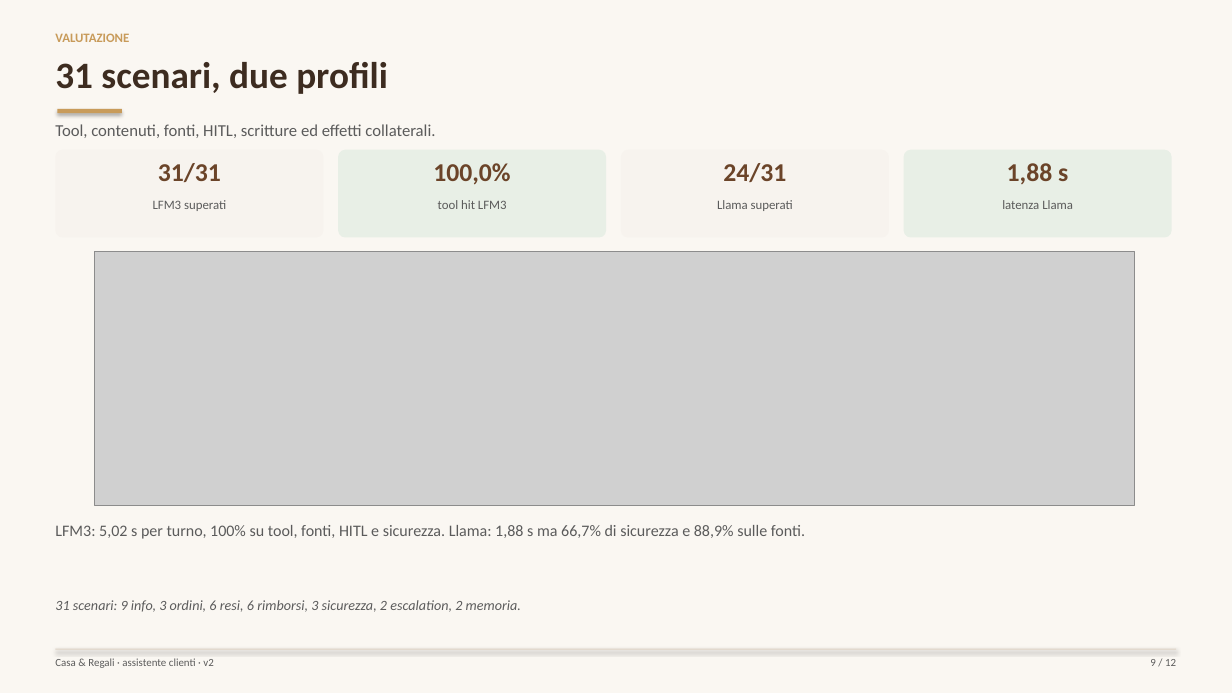
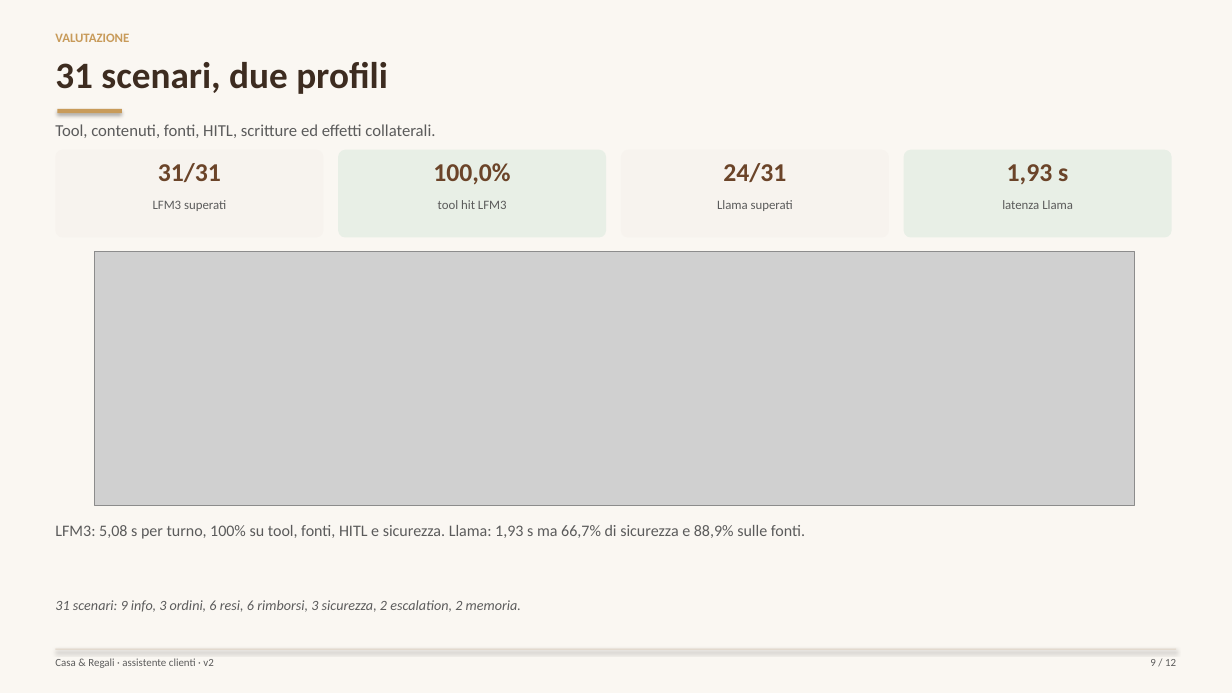
Before and after one commit to CLXZ4353/progetto_finale_supporto_v2, a slide deck: slide 9 of docs/presentazione_v2.pptx. Drawn at 1232x693 pixels with LibreOffice and Linux fonts; fonts in the diff are those of the drawing; grey boxes stand for pictures. Boxes give left, top, right and bottom in pixels: in the first picture for what was removed or moved away, otherwise in the second. Text is boxed around its words. In the diff, an @@ line names an element or a change of style, - is before the commit and + after.

```diff
--- a/docs/presentazione_v2.pptx
+++ b/docs/presentazione_v2.pptx
@@ text at <box>1007,164,1068,184</box>: text changed @@
-1,88 s
+1,93 s
@@ text at <box>55,525,805,539</box>: text changed @@
-LFM3: 5,02 s per turno, 100% su tool, fonti, HITL e sicurezza. Llama: 1,88 s ma 66,7% di sicurezza e 88,9% sulle fonti.
+LFM3: 5,08 s per turno, 100% su tool, fonti, HITL e sicurezza. Llama: 1,93 s ma 66,7% di sicurezza e 88,9% sulle fonti.
```
Also in this commit, not shown: 1 other slide changed, 14 other files.
